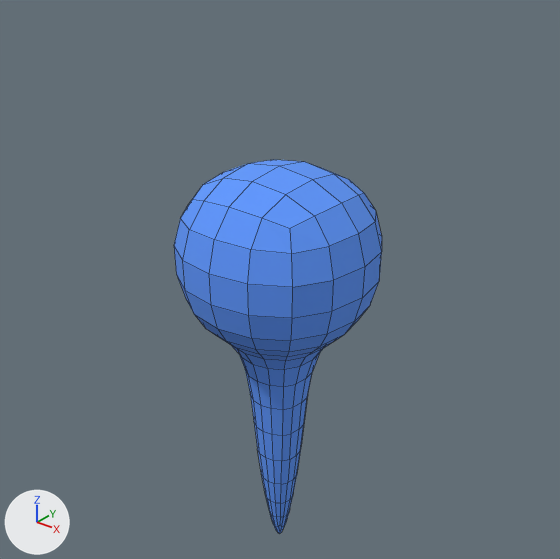
The Blender file Assets/models/_pin.blend, before and after one commit.
Both versions are drawn from a 50 mm lens placed at (1.83, -2.29, 1.87), pointed at (-0.05, 0.07, 0.41). Arrows for +X, +Y and +Z are at lower left; the lights stay in place. Mesh edges are drawn as thin lines.
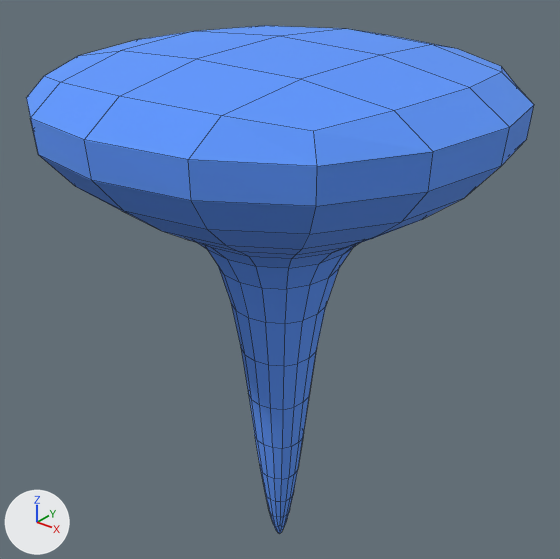
What differs and where, as boxes (x1, y1, x2, y2) in the pictures (560 x 559 px; the box of a moved part takes in the faces that stretch with it):
'Cube', reshaped (144% wider, 36% taller): before (174, 160, 382, 534); after (26, 26, 534, 534)
part 1 of me_cube, moved or reshaped: before (174, 160, 382, 461); after (26, 26, 534, 449)

What changed in the scene script:
```text
Change me_cube:
    where me_cube.from_pydata(...)  # 20 vertices, 18 faces; spans x -0.5..0.5, y -0.5..0.5, z -1.0..1.0
    used by ob_cube; location = (0.0, 0.0, 0.0)
    me_cube part 1
    me_cube.vertices[0].co: (0.5, 0.5, 1.0) -> (1.5, 1.5, 1.49)
    me_cube.vertices[2].co: (0.5, -0.5, 1.0) -> (1.5, -1.5, 1.49)
    me_cube.vertices[4].co: (-0.5, 0.5, 1.0) -> (-1.5, 1.5, 1.49)
    me_cube.vertices[6].co: (-0.5, -0.5, 1.0) -> (-1.5, -1.5, 1.49)
    me_cube.vertices[8].co: (0.15, 0.15, 0.23) -> (0.22, 0.22, 0.72)
    me_cube.vertices[9].co: (-0.15, -0.15, 0.23) -> (-0.22, -0.22, 0.72)
    me_cube.vertices[10].co: (0.15, -0.15, 0.23) -> (0.22, -0.22, 0.72)
    me_cube.vertices[11].co: (-0.15, 0.15, 0.23) -> (-0.22, 0.22, 0.72)
    me_cube.vertices[16].co: (-0.46, -0.46, 0.27) -> (-0.61, -0.61, 0.76)
    me_cube.vertices[17].co: (0.46, 0.46, 0.27) -> (0.61, 0.61, 0.76)
    me_cube.vertices[18].co: (0.46, -0.46, 0.27) -> (0.61, -0.61, 0.76)
    me_cube.vertices[19].co: (-0.46, 0.46, 0.27) -> (-0.61, 0.61, 0.76)
```
